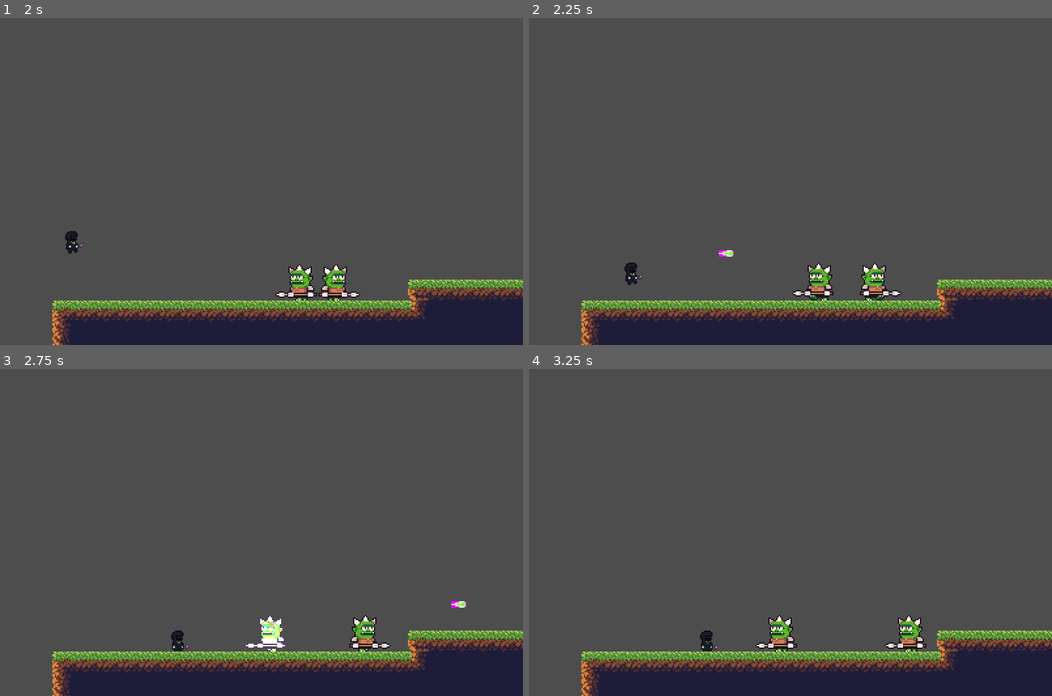
Above: before the commit, frames 1-4 (two rows, left to right).
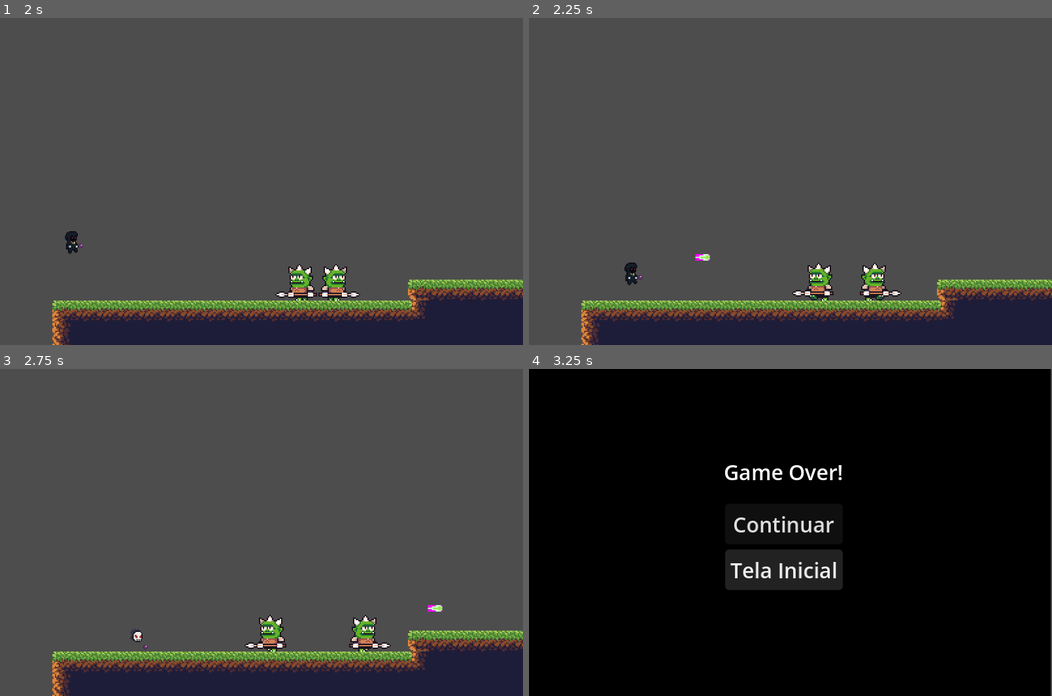
Above: after the commit, the same moments.

Repository: Rafalerio/Lichend
Game: Godot game, scene res://src/levels/menu.tscn
Two runs of this game, one before a commit and one after it. Both use one fixed random seed, a clock stepped at 60 frames per second and the inputs below.
Inputs:
- Up to frame 1 (2 s): click "Jogar" at 0.5 s; hold Right (ui_right) from 1.28 s (still down); hold J (shoot) from 1.28 s (still down); tap Space (jump) at 1.52 s
- Up to frame 2 (2.25 s): keep holding Right (ui_right); release J (shoot) at 2.03 s; tap K (dash) at 2.1 s
- Up to frame 3 (2.75 s): keep holding Right (ui_right); tap Space (jump) at 2.27 s; tap J (shoot) at 2.3 s
- Up to frame 4 (3.25 s): release Right (ui_right) at 2.78 s; hold Left (ui_left) from 2.78 s (still down); hold J (shoot) from 2.78 s (still down)

Frame 1 is identical in both runs. In frame 2, 0.1% of the frame differs, in the area x 31-40%, y 71-75%; in frame 3, 0.8%; in frame 4, 100%, in the area x 0-100%, y 0-100%.
Error before the commit: Invalid assignment of property or key 'flip_h' with value of type 'bool' on a base object of type 'null instance'. (res://src/scripts/player.gd:239)

Commit message:
fix na movimentação da orb

Diff:
--- a/src/scripts/player.gd
+++ b/src/scripts/player.gd
@@ -6,7 +6,7 @@
 @onready var shoot_point = $Orb/ShootPoint # Referência ao Marker2D
 @onready var sprite_lich = $Sprite2D_Lich
 @onready var orb = $Orb
-var orb_offset_x: float = 20.0
+var orb_offset_x: float = 10.0
 
 @export var bullet_scene: PackedScene # Arraste a cena do seu tiro no Inspetor
 @export var max_speed = 100.0
@@ -61,11 +61,6 @@
 
 	if current_dash_cooldown > 0:
 		current_dash_cooldown -= delta
-
-	var move_direction = Input.get_axis("ui_left", "ui_right")
-
-	if move_direction != 0:
-		update_facing(move_direction)
 
 	handle_shooting(delta)
 
@@ -234,18 +229,6 @@
 	else:
 		velocity.x = move_toward(velocity.x, 0, deceleration * delta)
 
-func update_facing(direction: float):
-	# Inverte o sprite do Lich
-	sprite_lich.flip_h = direction < 0
-
-	# Reposiciona a orbe para ficar na frente
-	if direction > 0:
-		# Olhando para a direita, a orbe fica à direita do Lich
-		orb.position.x = orb_offset_x
-	elif direction < 0:
-		# Olhando para a esquerda, a orbe fica à esquerda do Lich
-		orb.position.x = -orb_offset_x
-
 func handle_shooting(delta):
 	if status == PlayerState.DEAD:
 		is_charging = false
@@ -302,25 +285,9 @@
 
 	bullet.add_to_group("PlayerBullets")
 
-	# Posição calculada sem precisar de um nó Marker2D
-	var spawn_pos = global_position + Vector2(25 * last_facing_direction, 0)
+	var spawn_pos = orb.global_position
+
 	bullet.setup(spawn_pos, last_facing_direction, damage_val)
-
-func shoot():
-	if bullet_scene:
-		# 1. Cria a instância do tiro
-		var bullet = bullet_scene.instantiate()
-
-		# 2. Define a posição inicial do tiro para a posição global do Marker2D do Orbe
-		bullet.global_position = shoot_point.global_position
-
-		# 3. Define a direção do tiro (exemplo: atirando para a esquerda)
-		# Se o seu bullet.gd tiver uma variável de direção, você pode setar aqui.
-		# bullet.direction = Vector2(-1, 0)
-
-		# 4. Adiciona o tiro à cena principal (pai do Lich) para que
-		# ele não se mova junto com o Lich depois de disparado.
-		get_parent().add_child(bullet)
 
 func update_base_animation():
 	match status:
@@ -339,9 +306,11 @@
 	if direction < 0:
 		anima.flip_h = true
 		last_facing_direction = -1
+		orb.position.x = -orb_offset_x #Orbe vai para a esquerda
 	elif direction > 0:
 		anima.flip_h = false
 		last_facing_direction = 1
+		orb.position.x = orb_offset_x  #Orbe vai para a direita
 
 # --- COLISÕES ---
 
